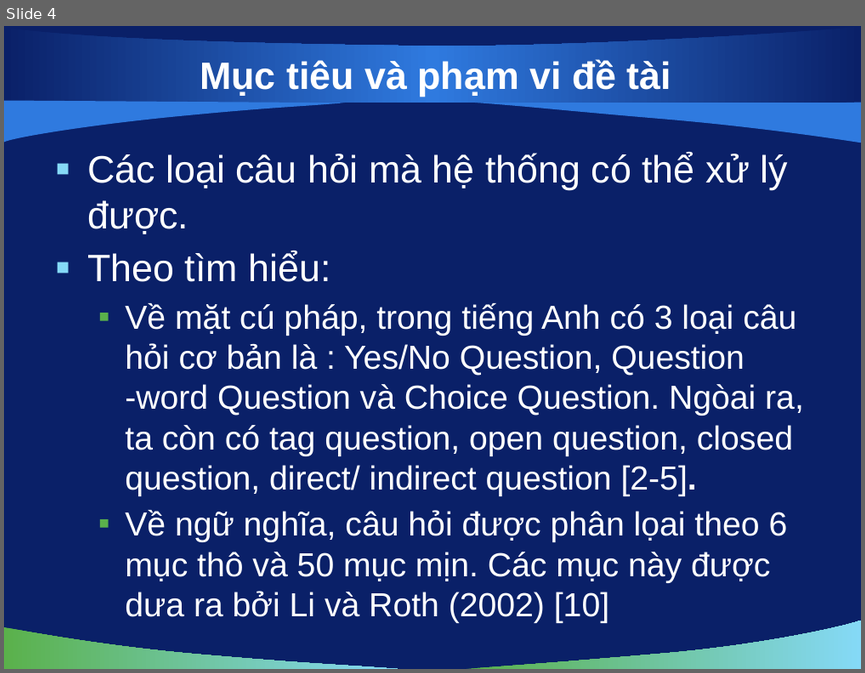
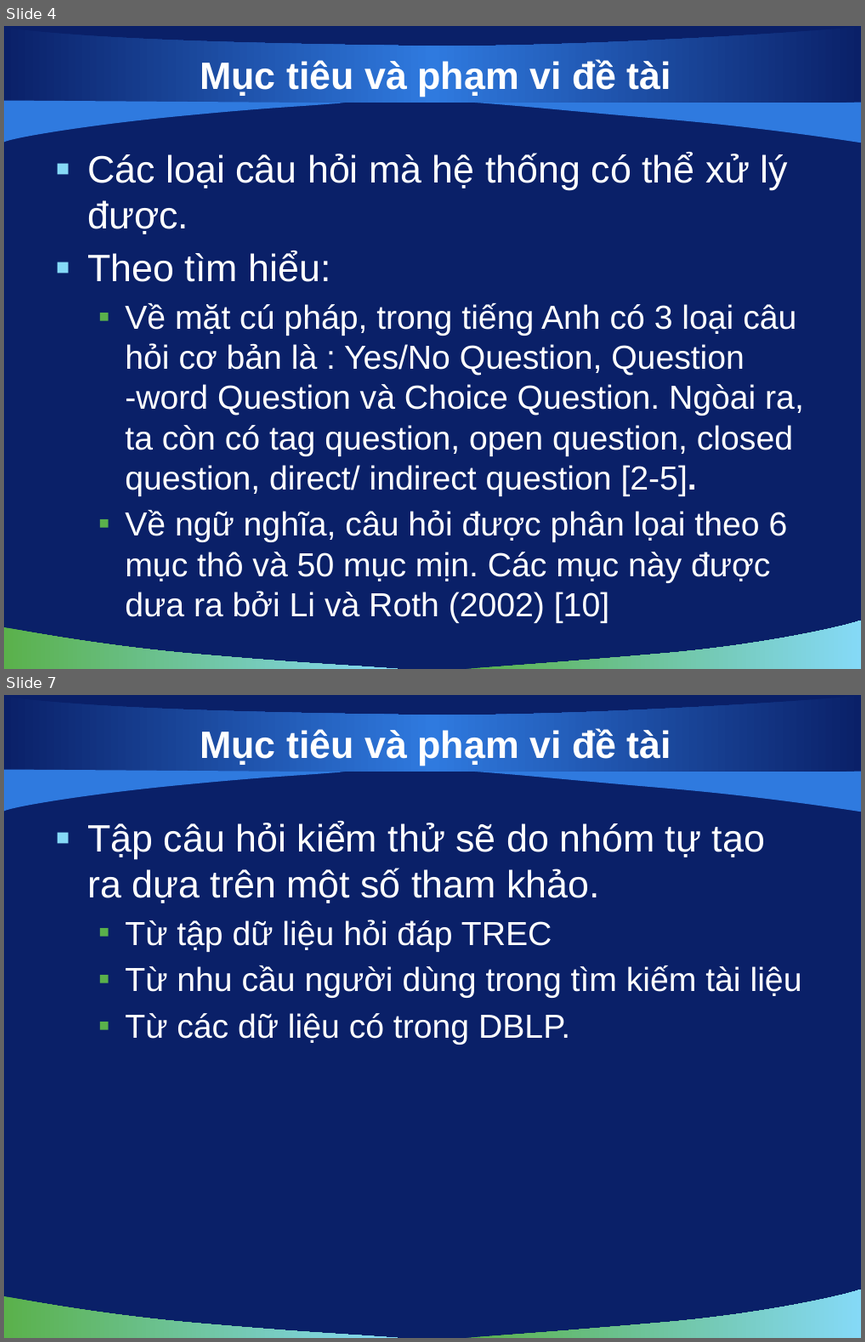
Before and after one commit to hungntit/filnalproject, a slide deck: De Cuong/bao cao 03-12-2010.pptx. Shown one above the other, each under a label of ours: slide 4 before the commit, slides 4 and 7 after it; the slides between them are not shown. The pictures are 865x673 and 865x1342 pixels, drawn with LibreOffice and Linux fonts; fonts in the diff are those of the drawing; background and template pictures are left out. Boxes give left, top, right and bottom in pixels: in the first picture for what was removed or moved away, otherwise in the second. Text is boxed around its words. In the diff, an @@ line names an element or a change of style, - is before the commit and + after.

```diff
--- a/De Cuong/bao cao 03-12-2010.pptx
+++ b/De Cuong/bao cao 03-12-2010.pptx
@@ slide 7 added at box(4, 695, 861, 1338), background picture (left out); not listed: 5 template elements that a slide beside it also shows @@
@@ title added at box(200, 728, 671, 766), 32 pt, text #FFFFFF, bold @@
+Mục tiêu và phạm vi đề tài
@@ text added at box(87, 822, 802, 1044), 28 pt, text #FFFFFF @@
+▪ Tập câu hỏi kiểm thử sẽ do nhóm tự tạo ra dựa trên một số tham khảo.
+  ▪ Từ tập dữ liệu hỏi đáp TREC
+  ▪ Từ nhu cầu người dùng trong tìm kiếm tài liệu
+  ▪ Từ các dữ liệu có trong DBLP.
```
Also in this commit, not shown: 6 slides changed, 4 other slides added, 2 slides removed.
